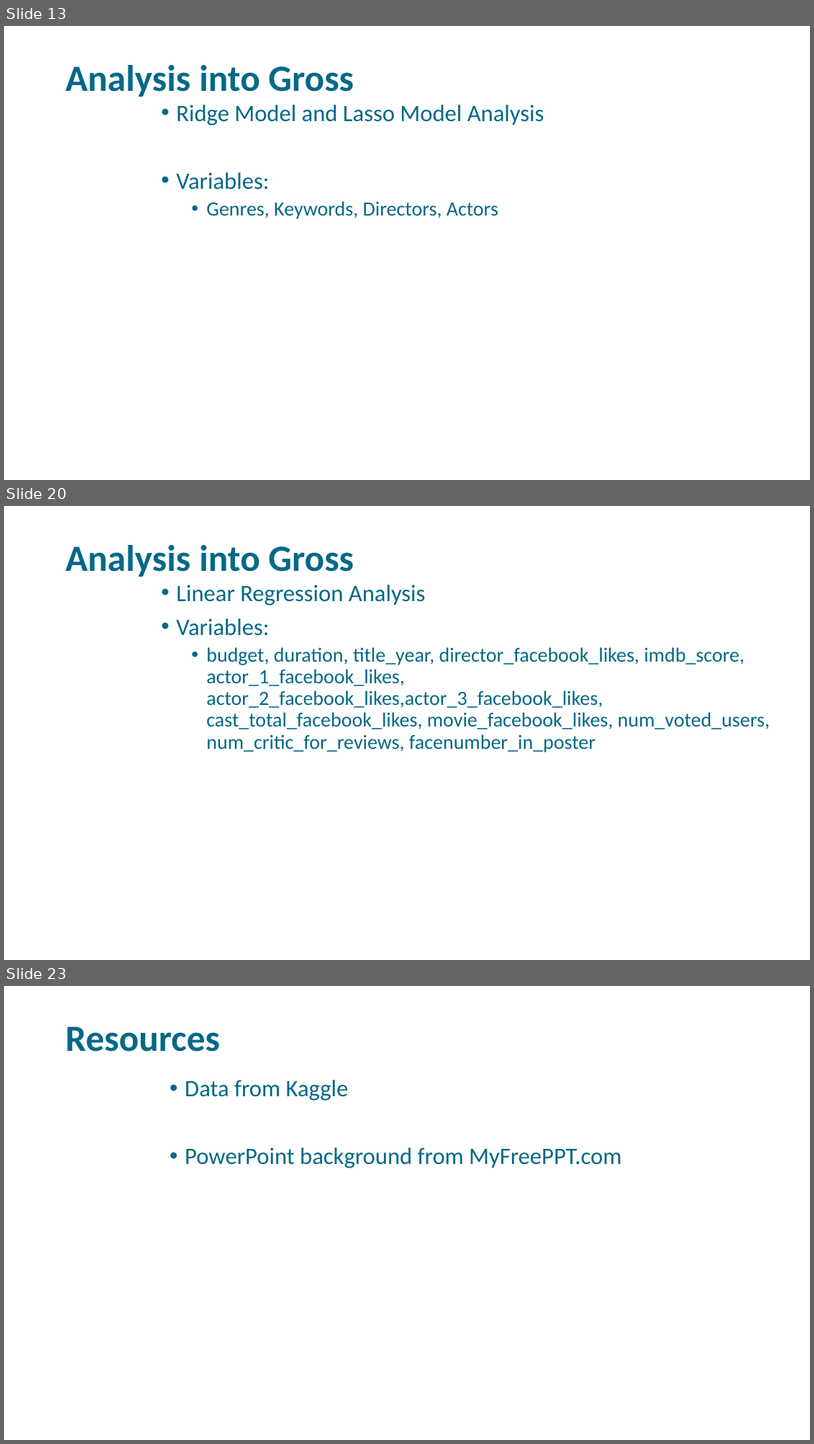
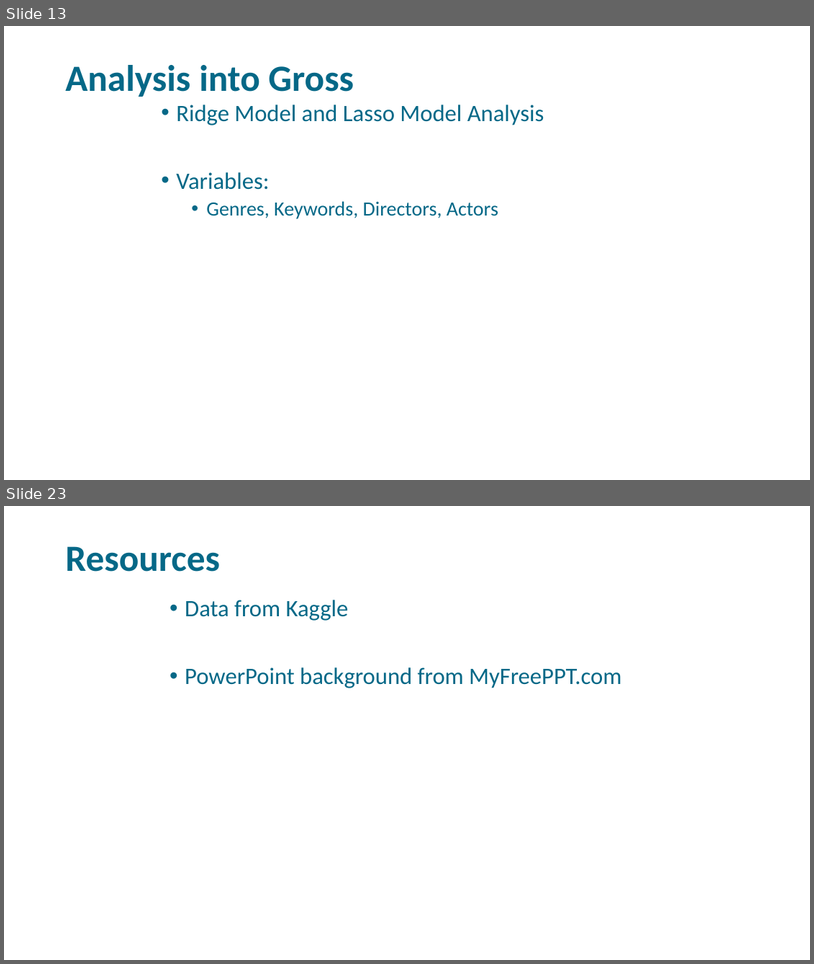
Before and after one commit to libbyYOU/IMDb-5000-movie-project, a slide deck: DSO-530 Final Project.pptx. Shown one above the other, each under a label of ours: slides 13, 20 and 23 before the commit, slides 13 and 23 after it; the slides between them are not shown. The pictures are 814x1444 and 814x964 pixels, drawn with LibreOffice and Linux fonts; fonts in the diff are those of the drawing; background and template pictures are left out. Boxes give left, top, right and bottom in pixels: in the first picture for what was removed or moved away, otherwise in the second. Text is boxed around its words. In the diff, an @@ line names an element or a change of style, - is before the commit and + after.

```diff
--- a/DSO-530 Final Project.pptx
+++ b/DSO-530 Final Project.pptx
@@ slide 20 removed at [4, 506, 810, 960], background picture (left out) @@
@@ title removed at [65, 545, 354, 577] @@
-Analysis into Gross
@@ text removed at [176, 584, 770, 752] @@
-• Linear Regression Analysis
-• Variables:
-  • budget, duration, title_year, director_facebook_likes, imdb_score, actor_1_facebook_likes, actor_2_facebook_likes,actor_3_facebook_likes, cast_total_facebook_likes, movie_facebook_likes, num_voted_users, num_critic_for_reviews, facenumber_in_poster
```
Also in this commit, not shown: 9 slides changed, 3 slides added, 2 other slides removed.
